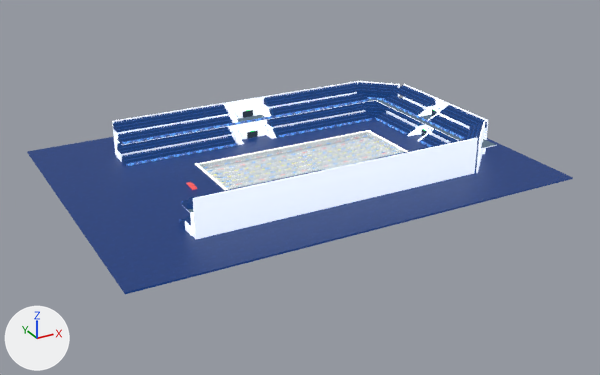
A saved change to the Blender file sceneresource/SwimmingVenue_Rebuild_FlatColor.blend.
The view is the same before and after, from a 50 mm lens placed at (-69.8, -168.7, 77.6), pointed at (20.6, -4.5, -4.6). Every picture has the same lights, and +X, +Y and +Z are marked at lower left. The older version comes first.

Objects in the first picture: 'BleacherAccess_Architecture_Merged', 'BleacherBatch_T1_E', 'BleacherBatch_T1_N', 'BleacherBatch_T2_N', 'BleacherBatch_T3_E', 'BleacherBatch_T3_N', 'BleacherBatch_T4_E', 'BleacherBatch_T4_N', 'CornerStands_Merged', 'OlympicPanels_Merged', 'PoolWaterSurface', 'StandStructure_Merged', 'Venue_Rectangular_Ground' and 6 more.
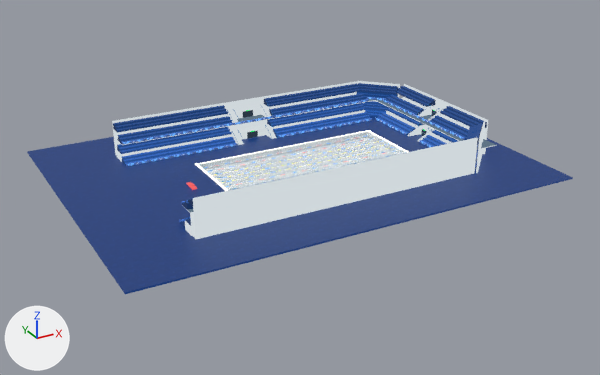
Pixel boxes [x1, y1, x2, y2] of what changed, in the pictures (600 x 375 px):
'BleacherBatch_T4_N', reshaped: before [113, 82, 360, 132]; after [113, 83, 361, 132]
'BleacherBatch_T1_N', reshaped: before [122, 111, 370, 166]; after [122, 112, 370, 166]
'BleacherBatch_T3_N', reshaped: before [118, 92, 367, 144]; after [118, 93, 367, 144]
'CornerStands_Merged', reshaped: before [357, 82, 482, 171]; after [357, 83, 482, 171]
'BleacherBatch_T1_E', reshaped: before [377, 112, 446, 146]; after [377, 113, 447, 147]
part 1 of me_standstructure_merged_mesh, recoloured (white to light grey): [112, 81, 496, 239] in both
part 2 of me_bleacherbatch_t1_n_mesh, deleted: before [123, 111, 370, 164]
part 3 of me_bleacherbatch_t1_n_mesh, surface changed: [122, 113, 370, 166] in both
part 4 of me_bleacherbatch_t1_e_mesh, deleted: before [377, 112, 446, 146]
part 5 of me_bleacherbatch_t1_e_mesh, surface changed: [378, 113, 445, 146] in both
part 6 of me_cornerstands_merged_mesh, deleted: before [357, 82, 481, 139]
part 7 of me_cornerstands_merged_mesh, surface changed: [357, 83, 482, 171] in both
part 8 of me_bleacherbatch_t2_n_mesh, deleted: before [118, 104, 364, 152]
part 9 of me_bleacherbatch_t2_n_mesh, surface changed: [117, 103, 366, 154] in both
part 10 of me_bleacherbatch_t3_n_mesh, deleted: before [119, 92, 367, 142]
part 11 of me_bleacherbatch_t3_n_mesh, surface changed: [118, 94, 367, 144] in both
part 12 of me_bleacherbatch_t4_n_mesh, deleted: before [114, 82, 360, 130]
part 13 of me_bleacherbatch_t4_n_mesh, surface changed: [113, 84, 360, 132] in both
part 14 of me_bleacheraccess_architecture_merged_mesh, recoloured: [228, 106, 441, 145] in both

Patch to the scene script:
```diff
--- a/sceneresource/SwimmingVenue_Rebuild_FlatColor.blend.py
+++ b/sceneresource/SwimmingVenue_Rebuild_FlatColor.blend.py
@@ mat_venue_wall_silvergray @@
+mat_venue_wall_silvergray = principled_material('Venue_Wall_SilverGray')
+mat_venue_wall_silvergray.base_color = (0.0, 0.0, 0.0)  # black #000000
+mat_venue_wall_silvergray.roughness = 1.0
+mat_venue_wall_silvergray.emission_color = (0.617, 0.672, 0.701)  # light grey #ced6da
+mat_venue_wall_silvergray.emission_strength = 1.0
@@ me_standstructure_merged_mesh @@
 me_standstructure_merged_mesh.from_pydata(...)  # 104 vertices, 76 faces; spans x -16.0..67.0, y -27.2..27.2, z 0.2..9.3
+# me_standstructure_merged_mesh part 1: all 75 faces that had it switch from mat_upper_tier_platform_blue (white #ffffff, glowing pale blue #b6c1d1) to mat_venue_wall_silvergray (black #000000, glowing light grey #ced6da)
 me_standstructure_merged_mesh.materials.append(mat_upper_tier_soffit_dark)
@@ me_bleacherbatch_t1_n_mesh @@
-me_bleacherbatch_t1_n_mesh.from_pydata(...)  # 3876 vertices, 1712 faces; spans x -3.0..69.0, y 0.0..3.0, z 0.0..2.0
+me_bleacherbatch_t1_n_mesh.from_pydata(...)  # 96 vertices, 92 faces; spans x -3.0..69.0, y 0.0..3.0, z 0.0..1.5
+# me_bleacherbatch_t1_n_mesh part 2: 270 loose pieces with 3780 vertices, spanning x -2.9..68.9, y 0.3..2.6, z 0.5..2.0, are deleted
+# me_bleacherbatch_t1_n_mesh part 3: 92 kept faces spanning x -3.0..69.0, y 0.0..3.0, z 0.0..1.5 get new texture (UV) coordinates
 me_bleacherbatch_t1_n_mesh.materials.append(mat_bleacherflatcoloratlas_material)
@@ me_bleacherbatch_t1_e_mesh @@
 # used by ob_bleacherbatch_t1_e; location = (57.5, -15.0, 0.2); rotation_euler = (0.0, 0.0, -1.571), in degrees (0, 0, -90)
-me_bleacherbatch_t1_e_mesh.from_pydata(...)  # 1996 vertices, 884 faces; spans x -33.0..3.0, y 0.0..3.0, z 0.0..2.0
+me_bleacherbatch_t1_e_mesh.from_pydata(...)  # 64 vertices, 56 faces; spans x -33.0..3.0, y 0.0..3.0, z 0.0..1.5
+# me_bleacherbatch_t1_e_mesh part 4: 138 loose pieces with 1932 vertices, spanning x -32.9..2.9, y 0.3..2.6, z 0.5..2.0, are deleted
+# me_bleacherbatch_t1_e_mesh part 5: 56 kept faces spanning x -33.0..3.0, y 0.0..3.0, z 0.0..1.5 get new texture (UV) coordinates
 me_bleacherbatch_t1_e_mesh.materials.append(mat_bleacherflatcoloratlas_material)
@@ me_cornerstands_merged_mesh @@
 # used by ob_cornerstands_merged; location = (56.7, 22.2, 0.2); rotation_euler = (0.0, 0.0, -0.785), in degrees (0, 0, -45)
-me_cornerstands_merged_mesh.from_pydata(...)  # 6304 vertices, 2752 faces; spans x -3.0..34.4, y -34.4..3.0, z 0.0..9.0
+me_cornerstands_merged_mesh.from_pydata(...)  # 256 vertices, 160 faces; spans x -3.0..34.4, y -34.4..3.0, z 0.0..8.6
+# me_cornerstands_merged_mesh part 6: 432 loose pieces with 6048 vertices, spanning x -2.9..34.0, y -34.3..2.6, z 0.5..9.0, are deleted
+# me_cornerstands_merged_mesh part 7: 160 kept faces spanning x -3.0..34.4, y -34.4..3.0, z 0.0..8.6 get new texture (UV) coordinates
 me_cornerstands_merged_mesh.materials.append(mat_bleacherflatcoloratlas_material)
@@ me_bleacherbatch_t2_n_mesh @@
-me_bleacherbatch_t2_n_mesh.from_pydata(...)  # 3876 vertices, 1702 faces; spans x -3.0..69.0, y 0.0..3.0, z 0.0..2.0
+me_bleacherbatch_t2_n_mesh.from_pydata(...)  # 96 vertices, 82 faces; spans x -3.0..69.0, y 0.0..3.0, z 0.0..1.5
+# me_bleacherbatch_t2_n_mesh part 8: 270 loose pieces with 3780 vertices, spanning x -2.9..68.9, y 0.3..2.6, z 0.5..2.0, are deleted
+# me_bleacherbatch_t2_n_mesh part 9: 82 kept faces spanning x -3.0..69.0, y 0.0..3.0, z 0.0..1.5 get new texture (UV) coordinates
 me_bleacherbatch_t2_n_mesh.materials.append(mat_bleacherflatcoloratlas_material)
@@ me_bleacherbatch_t3_n_mesh @@
-me_bleacherbatch_t3_n_mesh.from_pydata(...)  # 3876 vertices, 1712 faces; spans x -3.0..69.0, y 0.0..3.0, z 0.0..2.0
+me_bleacherbatch_t3_n_mesh.from_pydata(...)  # 96 vertices, 92 faces; spans x -3.0..69.0, y 0.0..3.0, z 0.0..1.5
+# me_bleacherbatch_t3_n_mesh part 10: 270 loose pieces with 3780 vertices, spanning x -2.9..68.9, y 0.3..2.6, z 0.5..2.0, are deleted
+# me_bleacherbatch_t3_n_mesh part 11: 92 kept faces spanning x -3.0..69.0, y 0.0..3.0, z 0.0..1.5 get new texture (UV) coordinates
 me_bleacherbatch_t3_n_mesh.materials.append(mat_bleacherflatcoloratlas_material)
@@ me_bleacherbatch_t4_n_mesh @@
-me_bleacherbatch_t4_n_mesh.from_pydata(...)  # 3876 vertices, 1712 faces; spans x -3.0..69.0, y 0.0..3.0, z 0.0..2.0
+me_bleacherbatch_t4_n_mesh.from_pydata(...)  # 96 vertices, 92 faces; spans x -3.0..69.0, y 0.0..3.0, z 0.0..1.5
+# me_bleacherbatch_t4_n_mesh part 12: 270 loose pieces with 3780 vertices, spanning x -2.9..68.9, y 0.3..2.6, z 0.5..2.0, are deleted
+# me_bleacherbatch_t4_n_mesh part 13: 92 kept faces spanning x -3.0..69.0, y 0.0..3.0, z 0.0..1.5 get new texture (UV) coordinates
 me_bleacherbatch_t4_n_mesh.materials.append(mat_bleacherflatcoloratlas_material)
@@ me_bleacheraccess_architecture_merged_mesh @@
 me_bleacheraccess_architecture_merged_mesh.from_pydata(...)  # 736 vertices, 438 faces; spans x -6.0..44.4, y -42.4..6.4, z -0.1..7.1
+# me_bleacheraccess_architecture_merged_mesh part 14: all 366 faces that had it switch from mat_bleacher_step_concrete (white #ffffff, glowing light grey #cbd3dd) to mat_venue_wall_silvergray (black #000000, glowing light grey #ced6da)
 me_bleacheraccess_architecture_merged_mesh.materials.append(mat_bleacher_access_door_dark)
```
